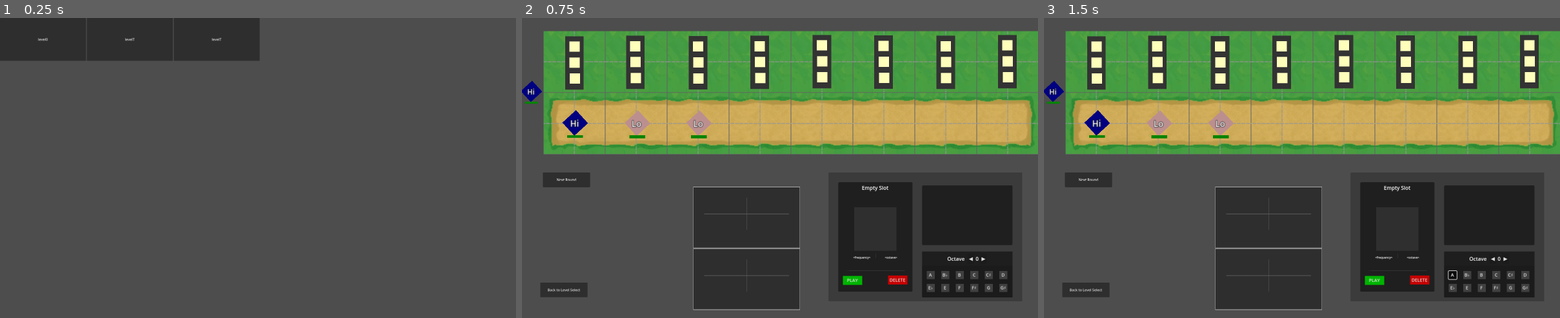
Above: before the commit, frames 1-3 (left to right).
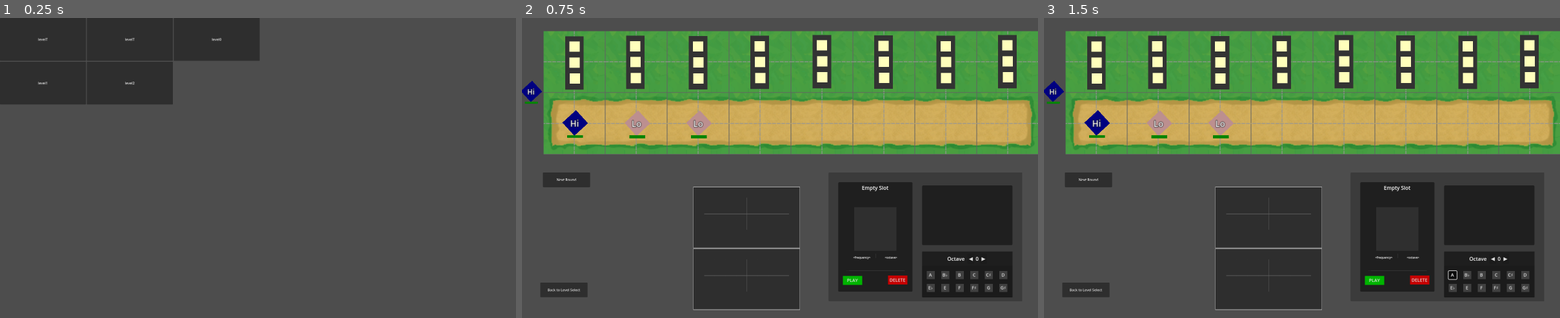
Above: after the commit, the same moments.

Repository: levyy7/Phantom-Frequencies
Game: Godot game, scene res://main_scene.tscn
Same seed, same stepped clock (60 frames per second), same inputs: the game is played once before the commit and once after it.
Inputs:
- Up to frame 1 (0.25 s): no input
- Up to frame 2 (0.75 s): click "level0" at 0.5 s
- Up to frame 3 (1.5 s): click "A" at 1.25 s

The runs differ from the first frame. In frame 1, 4.7% of the frame differs, in the area x 0-43%, y 6-29%; in frame 2, nothing differs; in frame 3, nothing differs.

Commit message:
support preferences up to level 2

Diff:
--- a/enemy/damage/note_pref.gd
+++ b/enemy/damage/note_pref.gd
@@ -6,19 +6,21 @@
 var description = ""
 func fulfilled(frequencies) -> bool:
 	for fre in frequencies:
-		if(fre.frequency==freq):
+		if (fre.frequency == freq):
 			return true
 	return false
 
-var notes=["A","A#","B","C","C#","D","D#","E","F","F#","G","G#"]
-var noteFreqs=[440.0,469.0+1/3.0,495.0,528.0,550.0,586.0+2.0/3.0,618.75,660.0,704.0,733.0+1.0/3.0,792.0,825.0]
+var notes = ["A", "A#", "B", "C", "C#", "D", "D#", "E", "F", "F#", "G", "G#"]
+var noteFreqs = [440.0, 469.0 + 1 / 3.0, 495.0, 528.0, 550.0, 586.0 + 2.0 / 3.0, 618.75, 660.0, 704.0, 733.0 + 1.0 / 3.0, 792.0, 825.0]
 #func notetofreq(note):
 #	return 440.0*2**(notes.find(note,0)/12.0)
 
 
+func initWithTxt(note, txt):
+	text = txt
+	freq = noteFreqs[notes.find(note, 0)]
+	description = "A single " + text + " note"
+	print(text, freq)
 
 func init(note):
-	text=note
-	freq=noteFreqs[notes.find(note,0)]
-	description="A single "+text+" note"
-	print(text,freq)
+	initWithTxt(note, note)
--- a/enemy/damage/octave_pref.gd
+++ b/enemy/damage/octave_pref.gd
@@ -1,10 +1,15 @@
 class_name OctavePreference extends Preference
 
 var color = Color.GREEN_YELLOW
-var text = "Oc"
-var description="Two notes one octave apart"
+var text: String
+var description = "Two notes one octave apart"
+var dist: int
+func _init(dist_val: int) -> void:
+	dist = dist_val
+	text = str(dist) + "Oc"
+
 func fulfilled(frequencies) -> bool:
-	if len(frequencies)==2:
-		if frequencies[0].frequency/frequencies[1].frequency==2 or frequencies[1].frequency/frequencies[0].frequency==2:
+	if len(frequencies) == 2:
+		if frequencies[0].frequency / frequencies[1].frequency == pow(2, dist) or frequencies[1].frequency / frequencies[0].frequency == pow(2, dist):
 			return true
 	return false
--- a/global.gd
+++ b/global.gd
@@ -1,10 +1,16 @@
 extends Node
 
-var level0 = Level.create_level("level0","introduces pitches",8,["Hi","Lo","Lo"],["Hi","Lo->Hi->Hi","Lo->Lo->Hi","Lo->Hi->Hi","Lo->Lo->Hi"])
-var levelTest = Level.create_level("levelT","",8,["A","A#","E"],["Hi","Oc->Hi->Hi","Lo->Lo->Hi","Lo->Hi->Hi","Lo->Lo->Hi"])
-var levelTest2 = Level.create_level("levelT","",8,["Lo"],["Hi","Lo->Hi","Hi->Lo->Lo","A","A->E","A->C","A->C->E","I3","I7","I3->C->Hi"])
+var note_names: Array[String] = ["A", "A#", "B", "C", "C#", "D", "D#", "E", "F", "F#", "G", "G#"]
 
-var levels = [level0,levelTest,levelTest2]
+var level0 = Level.create_level("level0", "introduces pitches", ["A", "C", "E", "G", "B"], ["Hi", "Lo", "Lo"], ["Hi", "Lo->Hi->Hi", "Lo->Lo->Hi", "Lo->Hi->Hi", "Lo->Lo->Hi"])
+var level1 = Level.create_level("level1", "octaves are 2^n times frequency", ["A", "G"], ["Oc", "Oc", "2Oc"], ["Oc", "Oc", "2Oc", "Oc", "Oc", "2Oc"])
+var level2 = Level.create_level("level2", "notes are roughly 440*2^(k/12)", note_names, ["A*2^(0/12)", "A*2^(4/12)", "A*2^(7/12)"], ["A*2^(0/12)", "A*2^(2/12)", "A*2^(4/12)", "A*2^(5/12)", "A*2^(7/12)"])
+# var level3 = Level.create_level("level0", "introduces pitches", 8, ["Hi", "Lo", "Lo"], ["Hi", "Lo->Hi->Hi", "Lo->Lo->Hi", "Lo->Hi->Hi", "Lo->Lo->Hi"])
+
+var levelTest = Level.create_level("levelT", "", note_names, ["A", "A#", "E"], ["Hi", "Oc->Hi->Hi", "Lo->Lo->Hi", "Lo->Hi->Hi", "Lo->Lo->Hi"])
+var levelTest2 = Level.create_level("levelT", "", note_names, ["Lo"], ["Hi", "Lo->Hi", "Hi->Lo->Lo", "A", "A->E", "A->C", "A->C->E", "I3", "I7", "I3->C->Hi"])
+
+var levels = [levelTest, levelTest2, level0, level1, level2]
 
 var currentLevel = null
 var lives = 3
--- a/level/level.gd
+++ b/level/level.gd
@@ -1,9 +1,10 @@
 class_name Level
 var name: String
-var description:String
-var tiles:int
+var description: String
+var tiles: Array[String]
 var inital_preferences
 var upcoming_preferences
+static var note_names = ["A", "A#", "B", "C", "C#", "D", "D#", "E", "F", "F#", "G", "G#"]
 func fromTextToPreferenceList(text: String) -> Array[Preference]:
 	var preferences: Array[Preference] = []
 	for pref in text.split("->"):
@@ -12,16 +13,24 @@
 		elif pref == "Lo":
 			preferences.append(LowFrequencyPreference.new())
 		elif pref == "Oc":
-			preferences.append(OctavePreference.new())
-		elif pref in ["A","A#","B","C","C#","D","D#","E","F","F#","G","G#"]:
-			var notePref= NotePreference.new()
+			preferences.append(OctavePreference.new(1))
+		elif pref == "2Oc":
+			preferences.append(OctavePreference.new(2))
+		elif pref in note_names:
+			var notePref = NotePreference.new()
 			notePref.init(pref)
 			preferences.append(notePref)
 		elif pref[0] == "I":
 			var interval = int(pref.right(-1))
-			var intPref= IntervalPreference.new()
+			var intPref = IntervalPreference.new()
 			intPref.init(interval)
 			preferences.append(intPref)
+		elif pref.begins_with("A*2^("):
+			var notePref = NotePreference.new()
+			var semitones_above = pref.substr(5, pref.find("/") - 5)
+			notePref.initWithTxt(note_names[int(semitones_above)], pref)
+			preferences.append(notePref)
+
 	return preferences
 
 func getInitialGhosts():
@@ -40,7 +49,8 @@
 		ghosts.append(newEnemy)
 	return ghosts
 
-static func create_level(name,description,tiles,inital_preferences,upcoming_preferences) -> Level:
+static func create_level(name: String, description: String, tiles: Array[String],
+						inital_preferences: Array[String], upcoming_preferences: Array[String]) -> Level:
 	var level: Level = Level.new()
 	level.name = name
 	level.description = description
--- a/towers/tower_slot_group.gd
+++ b/towers/tower_slot_group.gd
@@ -58,14 +58,14 @@
 
 	timer.timeout.connect(disable_glow)
 
-func affectEnemies(target: PathTile):
-	var frequencies=[]
+func affectEnemies(target: PathTile): # TODO PATHWAY PREF
+	var frequencies = []
 	for node: TowerSlot in tower_slot_children():
-		if(node.has_shooter()):
-			frequencies.append(node.current_shooter.current_frequency()) #shoot_bullet(target)
+		if (node.has_shooter()):
+			frequencies.append(node.current_shooter.current_frequency()) # shoot_bullet(target)
 	var enemy = target.get_enemy()
 	if (enemy):
-		enemy.become_affected(frequencies)
+		enemy.become_affected(frequencies) # TODO PATHWAY PREF if frequncies fulfill target pref then proceed, else highlight red and do nothing
 
 func disable_glow():
 	glowing = false
